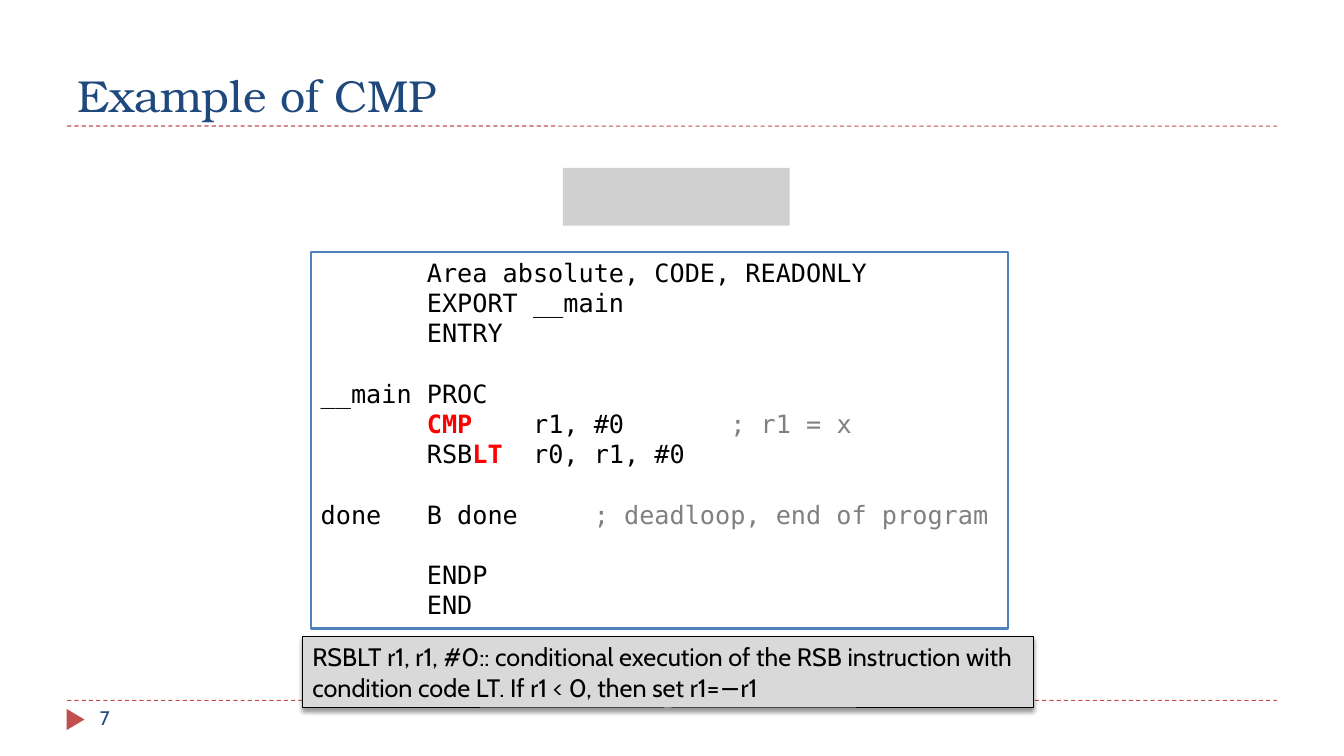
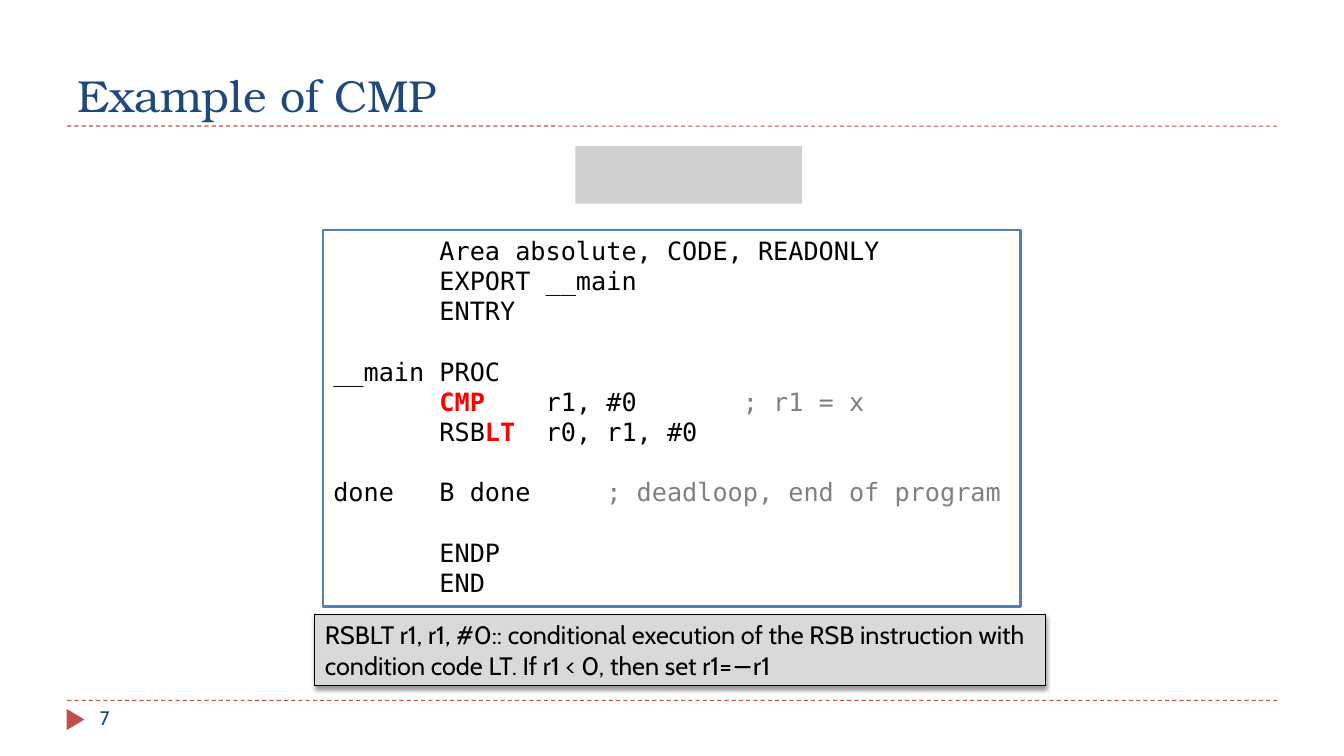
Before and after one commit to guhofstra/CSC111Fa25, a slide deck: slide 7 of PPTs/Ch6_ARM_Control_Flow.pptx. Drawn at 1344x756 pixels with LibreOffice and Linux fonts; fonts in the diff are those of the drawing; grey boxes stand for pictures. Boxes give left, top, right and bottom in pixels: in the first picture for what was removed or moved away, otherwise in the second. Text is boxed around its words. In the diff, an @@ line names an element or a change of style, - is before the commit and + after.

```diff
--- a/PPTs/Ch6_ARM_Control_Flow.pptx
+++ b/PPTs/Ch6_ARM_Control_Flow.pptx
@@ 2 rectangles, 1 picture moved together from (x1=302, y1=168, x2=1033, y2=709) to (x1=315, y1=146, x2=1046, y2=687) @@
```
Also in this commit, not shown: 8 other slides changed, 1 slide added, 3 slides removed, 9 other files.
